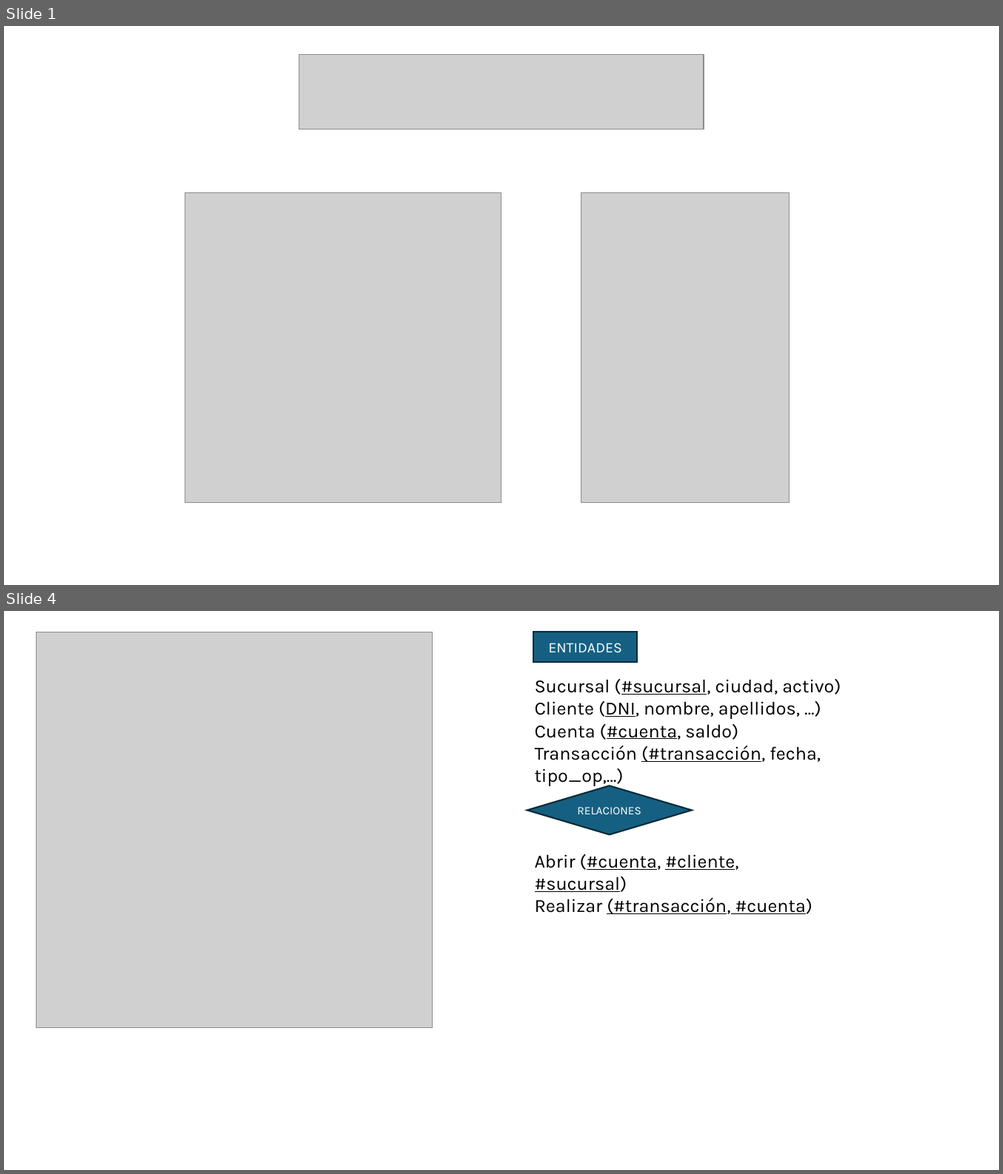
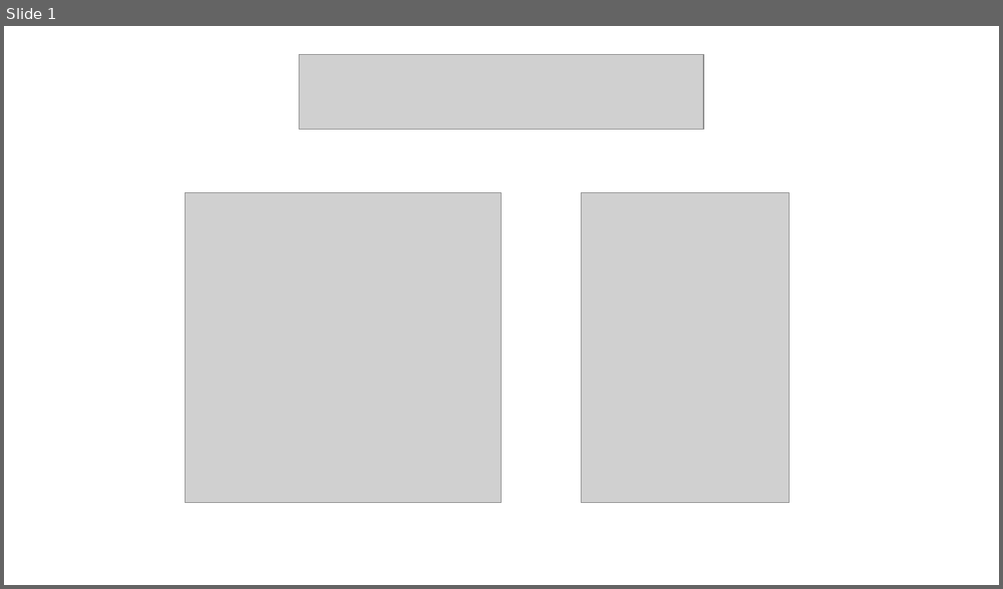
Before and after one commit to AchillesD9-Alex/-2024-Java-Angular-Bootcamp, a slide deck: [JAVA]/C3/TA14/ta14.pptx. Shown one above the other, each under a label of ours: slides 1 and 4 before the commit, slide 1 after it; the slides between them are not shown. The pictures are 1003x1174 and 1003x589 pixels, drawn with LibreOffice and Linux fonts; fonts in the diff are those of the drawing; grey boxes stand for pictures. Boxes give left, top, right and bottom in pixels: in the first picture for what was removed or moved away, otherwise in the second. Text is boxed around its words. In the diff, an @@ line names an element or a change of style, - is before the commit and + after.

```diff
--- a/[JAVA]/C3/TA14/ta14.pptx
+++ b/[JAVA]/C3/TA14/ta14.pptx
@@ slide 4 removed at [4,611,999,1170], background #FFFFFF @@
@@ picture removed at [37,632,432,1028] @@
@@ rectangle removed at [534,632,637,662] @@
-ENTIDADES
@@ text removed at [535,679,840,787] @@
-Sucursal (#sucursal, ciudad, activo)
-Cliente (DNI, nombre, apellidos, …)
-Cuenta (#cuenta, saldo)
-Transacción (#transacción, fecha, tipo_op,…)
@@ diamond removed at [527,786,691,834] @@
-RELACIONES
@@ text removed at [535,854,813,914] @@
-Abrir (#cuenta, #cliente, #sucursal)
-Realizar (#transacción, #cuenta)
```
Also in this commit, not shown: 12 slides added, 7 other slides removed, 1 other file.
